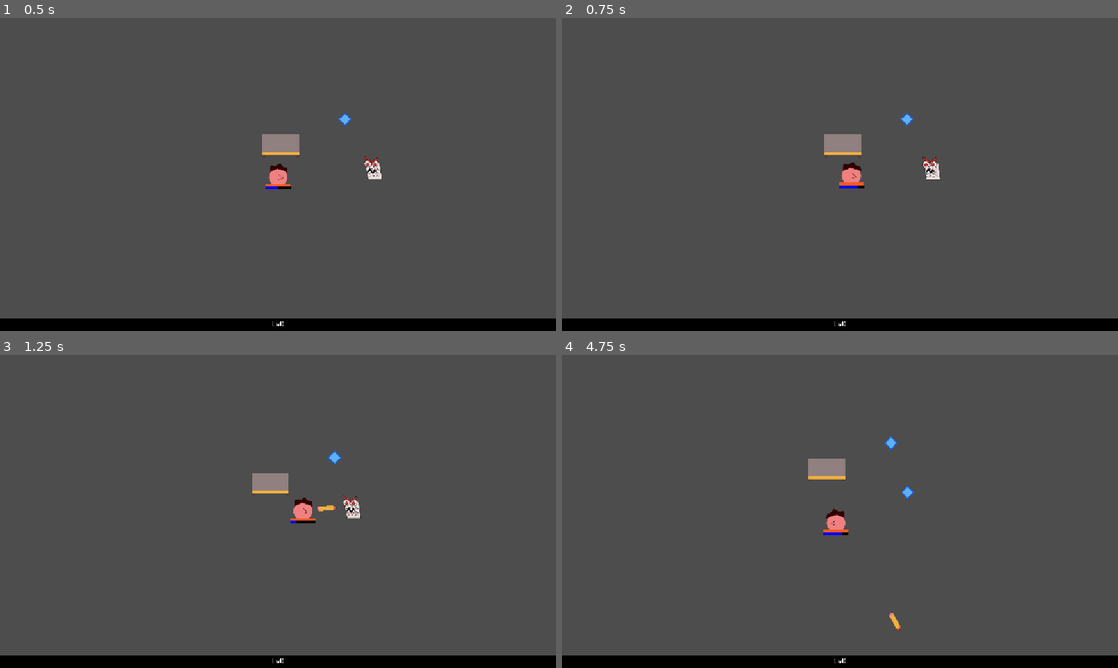
Above: before the commit, frames 1-4 (two rows, left to right).
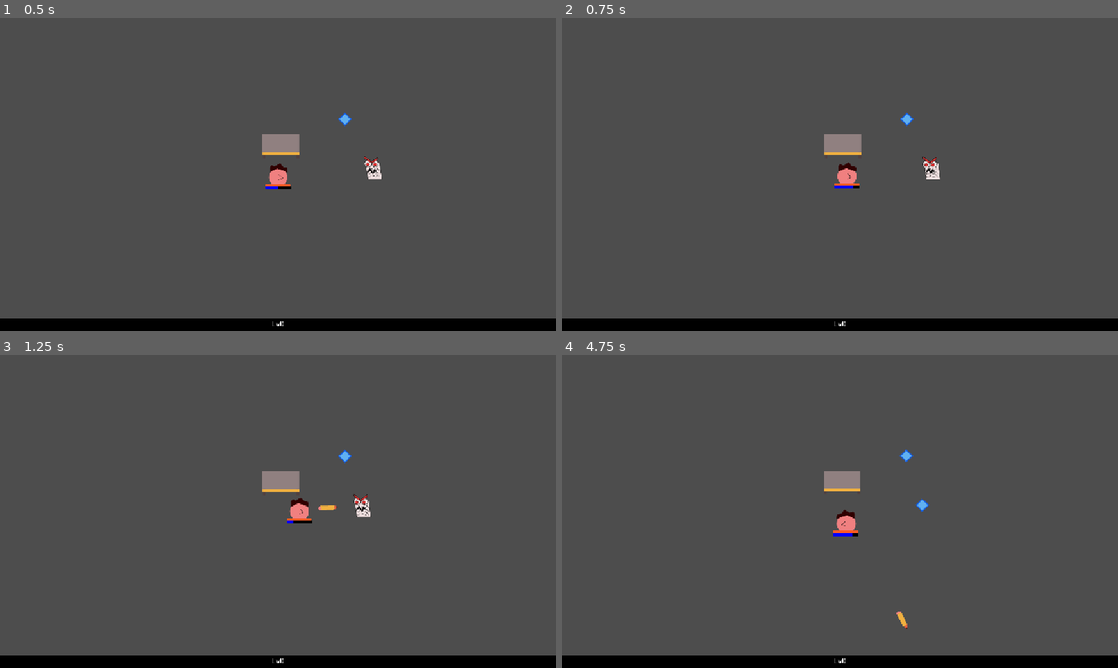
Above: after the commit, the same moments.

Repository: mathew-tran/LevelUpGameJam2025
Game: Godot game, scene res://Scene/Main.tscn
Same seed, same stepped clock (60 frames per second), same inputs: the game is played once before the commit and once after it.
Inputs (mouse positions are in pixels of both pictures, inside the frame that each line leads up to):
- Up to frame 1 (0.5 s): no input
- Up to frame 2 (0.75 s): move the mouse to (962, 158) at 0.52 s
- Up to frame 3 (1.25 s): no input
- Up to frame 4 (4.75 s): move the mouse to (728, 527) at 1.27 s; move the mouse to (895, 442) at 2.02 s; tap Enter at 2.75 s; move the mouse to (812, 574) at 2.77 s; move the mouse to (1006, 558) at 3.52 s; move the mouse to (673, 464) at 4.27 s

Frame 1 is identical in both runs. In frame 2, 0.2% of the frame differs, in the area x 49-55%, y 46-55%; in frame 3, 0.8%; in frame 4, 1.4%, in the area x 44-67%, y 26-88%.

Commit message:
make player not stop moving

Diff:
--- a/Scripts/Character/BaseCharacter.gd
+++ b/Scripts/Character/BaseCharacter.gd
@@ -18,6 +18,8 @@
 var CharacterLevel = 1
 var Penetration = 0
 var Bounces = 0
+
+var MaxMovementSpeed = 1
 
 
 func GetNextUpgrade():
@@ -81,13 +83,17 @@
 	var followObjectPosition = get_global_mouse_position()
 	if FollowObject:
 		followObjectPosition = FollowObject.global_position
+
+
+
 	if global_position.distance_to(followObjectPosition) > 50:
 		var dir = (followObjectPosition - global_position).normalized()
-		Velocity = Vector2.ZERO
 		Velocity += dir * Speed * delta
 		$Sprite2D.flip_h = Velocity.x <= 0
-	else:
-		Velocity = Vector2.ZERO
+
+	if Velocity.length() > MaxMovementSpeed:
+		Velocity = Velocity.normalized() * MaxMovementSpeed
+	print(Velocity.length())
 	move_and_collide(Velocity)
 
 
